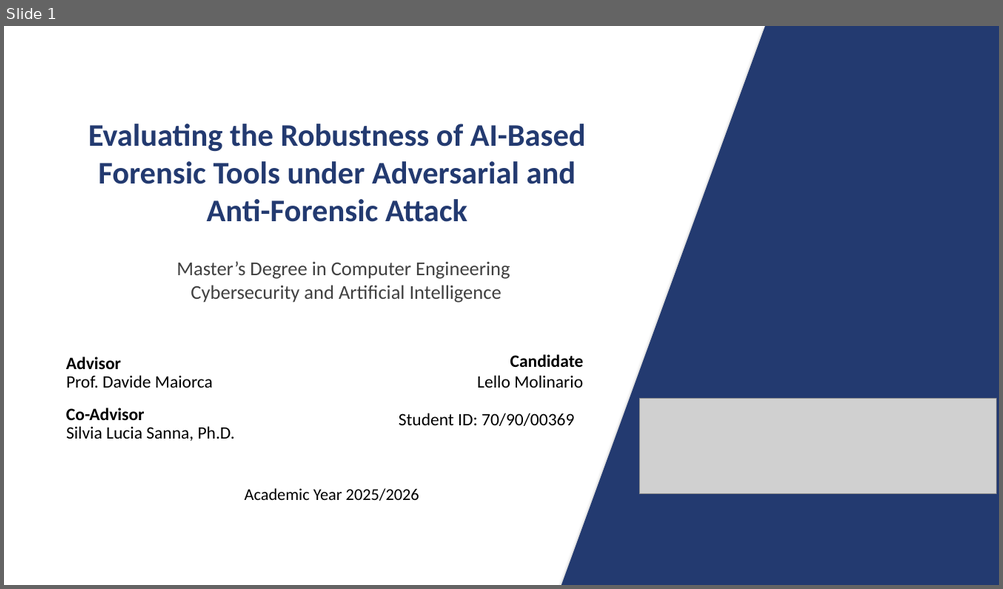
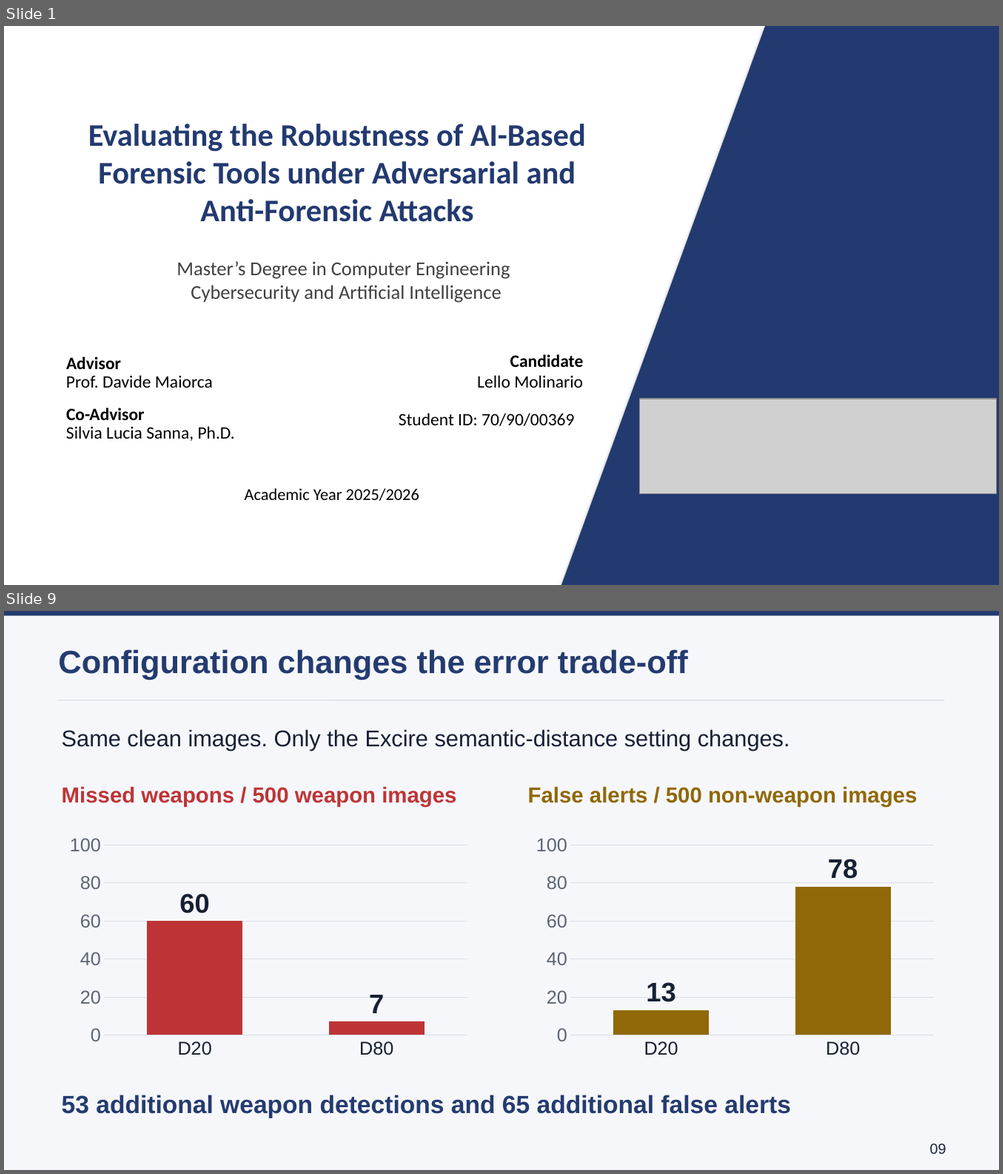
Before and after one commit to lmolinario/Molinario_Thesis_Defense_2026, a slide deck: Molinario_Thesis_Defense_2026.pptx. Shown one above the other, each under a label of ours: slide 1 before the commit, slides 1 and 9 after it; the slides between them are not shown. The pictures are 1003x589 and 1003x1174 pixels, drawn with LibreOffice and Linux fonts; fonts in the diff are those of the drawing; grey boxes stand for pictures. Boxes give left, top, right and bottom in pixels: in the first picture for what was removed or moved away, otherwise in the second. Text is boxed around its words. In the diff, an @@ line names an element or a change of style, - is before the commit and + after.

```diff
--- a/Molinario_Thesis_Defense_2026.pptx
+++ b/Molinario_Thesis_Defense_2026.pptx
@@ slide 9 added at (4, 611, 999, 1170), background #F6F7FA @@
@@ rectangle added at (4, 611, 999, 615), fill #243B70 @@
@@ text added at (58, 649, 688, 679), 31 pt, text #243B70, bold @@
+Configuration changes the error trade-off
@@ line added from (59, 701) to (944, 701), #D7DDE7 0.75 pt @@
@@ text added at (62, 729, 790, 750), 22 pt, text #172033 @@
+Same clean images. Only the Excire semantic-distance setting changes.
@@ text added at (62, 786, 456, 807), 21 pt, text #BE3436, bold @@
+Missed weapons / 500 weapon images
@@ text added at (528, 786, 916, 807), 21 pt, text #906807, bold @@
+False alerts / 500 non-weapon images
@@ column chart added at (62, 830, 475, 1065) @@
+categories: D20, D80
+Series 1: 60, 7
@@ column chart added at (528, 830, 942, 1065) @@
+categories: D20, D80
+Series 1: 13, 78
@@ text added at (62, 1095, 791, 1119), 24 pt, text #243B70, bold @@
+53 additional weapon detections and 65 additional false alerts
@@ text added at (930, 1144, 946, 1154), 14 pt, text #172033 @@
+09
@@ slide 1 changed as well @@
@@ text at (200, 199, 474, 222): text changed @@
-Anti-Forensic Attack
+Anti-Forensic Attacks
```
Also in this commit, not shown: 1 other slide changed, 17 other slides added, 23 slides removed, 2 other files.
